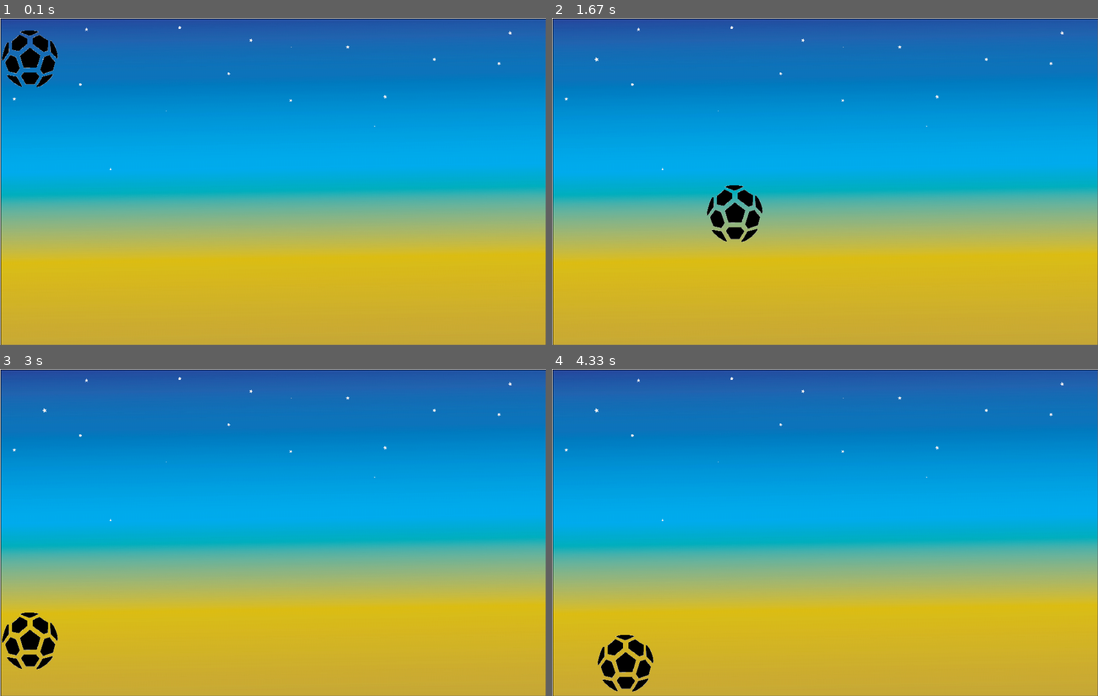
Above: before the commit, frames 1-4 (two rows, left to right).
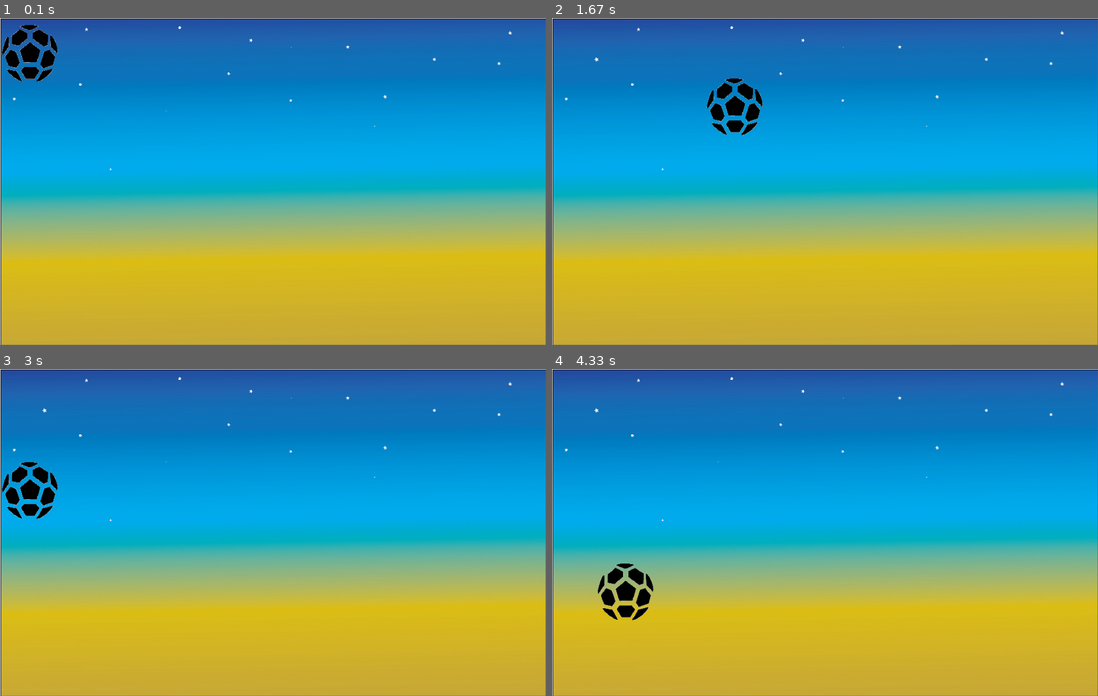
Above: after the commit, the same moments.

Repository: bhawesh2002/learning_path_to_PyGame
Game: pygame game, started from jumping obj/jumping_obj.py
Same seed, same stepped clock (60 frames per second), same inputs: the game is played once before the commit and once after it.
Inputs:
- Up to frame 1 (0.1 s): no input
- Up to frame 2 (1.67 s): hold Right 0.33-0.8 s; hold Up 0.83-1.13 s; hold Right 1.17-1.63 s
- Up to frame 3 (3 s): hold Left 1.67-2.2 s; hold Left 2.23-2.63 s; hold Up from 2.67 s (still down)
- Up to frame 4 (4.33 s): release Up at 3.03 s; hold Right 3.07-3.7 s; hold Left 3.73-4.2 s; hold Right from 4.23 s (still down)

The runs differ from the first frame. In frame 1, 1.0% of the frame differs, in the area x 0-11%, y 2-22%; in frame 2, 1.9%; in frame 3, 1.9%, in the area x 0-11%, y 28-92%; in frame 4, 1.9%.

Commit message:
add momentum var and fix a bug

Diff:
--- a/jumping obj/jumping_obj.py
+++ b/jumping obj/jumping_obj.py
@@ -7,6 +7,7 @@
 
 height = 600
 width = 1000
+momentum = 2
 clock = pygame.time.Clock()
 window = pygame.display.set_mode((width, height))
 soccer_ball = pygame.image.load(os.path.join(
@@ -48,7 +49,7 @@
         if(y_dir < 0):
             y_dir = 0
     if(y_dir < height - 115):
-        y_dir += 3
-        if(y_dir < height/2):
-            y_dir += 1
+        y_dir += momentum
+        if(y_dir > height/2):
+            momentum += 1
     draw_screen()
